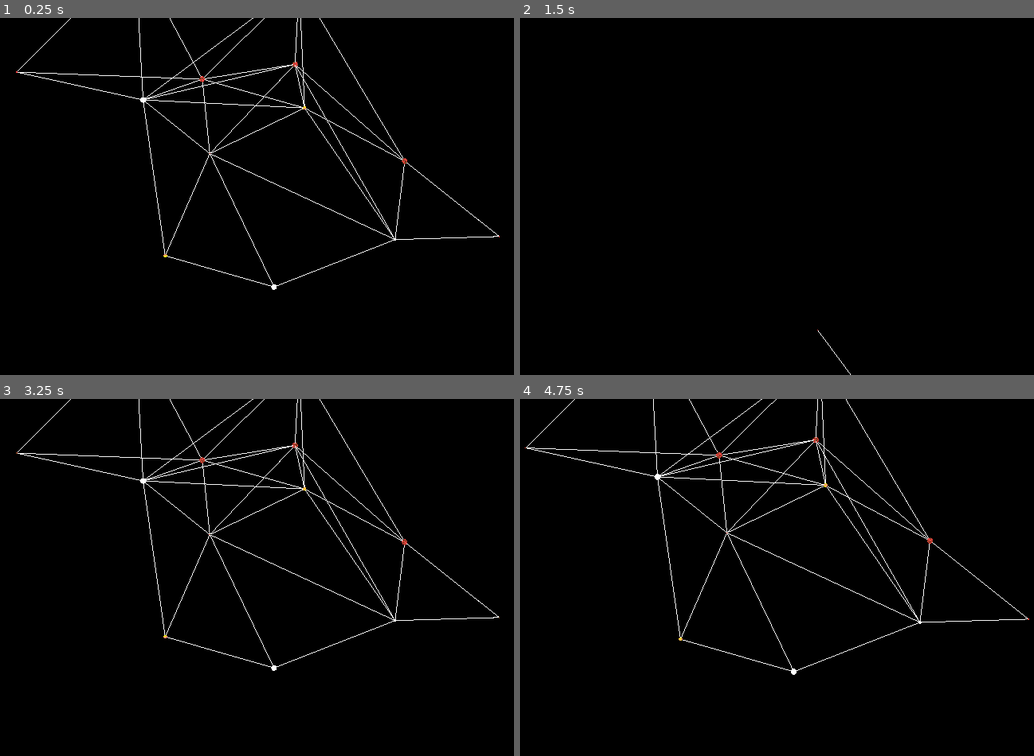
Above: before the commit, frames 1-4 (two rows, left to right).
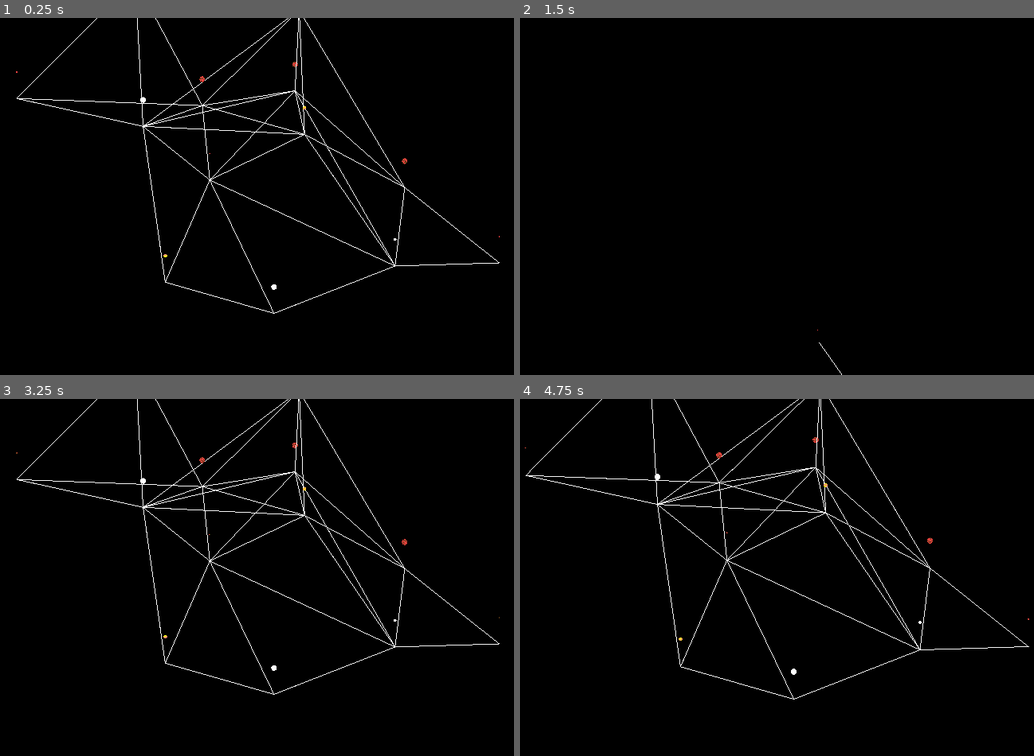
Above: after the commit, the same moments.

Repository: NoahMSchool/SpaceStrategyGame
Game: Godot game, scene res://Galaxy/galaxy.tscn
The game is run twice, just before and just after one commit, with the same random seed, the same clock (stepped at 60 frames per second) and the same inputs.
Inputs (mouse positions are in pixels of both pictures, inside the frame that each line leads up to):
- Up to frame 1 (0.25 s): no input
- Up to frame 2 (1.5 s): tap Enter at 0.5 s; move the mouse to (936, 178) at 0.52 s; tap S (s) at 0.6 s; tap Space at 1.25 s; move the mouse to (669, 214) at 1.27 s; click (669, 214) at 1.35 s
- Up to frame 3 (3.25 s): tap S (s) at 1.55, 2.3, 3.05 s; tap Enter at 2 s; move the mouse to (344, 498) at 2.02 s; tap Middle mouse button (MouseWheelClick) at 2.1 s; tap Space at 2.75 s; move the mouse to (246, 648) at 2.77 s; right-click (246, 648) at 2.85 s
- Up to frame 4 (4.75 s): tap Enter at 3.5 s; move the mouse to (987, 631) at 3.52 s; tap Mouse wheel down (ScrollDown) at 3.6 s; tap S (s) at 3.8, 4.55 s; tap Space at 4.25 s; move the mouse to (607, 523) at 4.27 s; tap Mouse wheel up (ScrollUp) at 4.35 s

The runs differ from the first frame. In frame 1, 3.0% of the frame differs, in the area x 3-98%, y 0-83%; in frame 2, less than 0.1%; in frame 3, 3.0%; in frame 4, 3.0%, in the area x 1-100%, y 0-85%.

Commit message:
moved breadcrumbs point code into draw3D

Diff:
--- a/3DDraw/3dDraw.gd
+++ b/3DDraw/3dDraw.gd
@@ -1,17 +1,23 @@
 extends Node
 #class_name Draw3D
 
-const CONTAINER_PATH = ""
+const CONTAINER_PATH = "/root/Galaxy/3DDraw"
+const BREAD_CRUMB = preload("res://3DDraw/bread_crumb.tscn")
 
-func draw_point(position : Vector3, size : float, resolution):
+func draw_point_mesh(pos : Vector3, ttl : float): #, size : float, resolution,
 	var new_mesh = MeshInstance3D.new()
+	var new_bread_crumb = BREAD_CRUMB.instantiate()
+	new_bread_crumb.ttl = ttl
+	new_bread_crumb.position = pos
+	#print(new_bread_crumb.position)
+	#get_tree().get_root().
+	get_node(CONTAINER_PATH).add_child(new_bread_crumb)
 
 
 func draw_line(pos1: Vector3, pos2: Vector3, color = Color.WHITE_SMOKE):
 	var mesh_instance := MeshInstance3D.new()
 	var immediate_mesh := ImmediateMesh.new()
 	var material := ORMMaterial3D.new()
-
 	mesh_instance.mesh = immediate_mesh
 	mesh_instance.cast_shadow = GeometryInstance3D.SHADOW_CASTING_SETTING_OFF
 
@@ -24,4 +30,4 @@
 	material.albedo_color = color
 
 	#get_tree().get_root().
-	add_child(mesh_instance)
+	get_node(CONTAINER_PATH).add_child(mesh_instance)
--- a/bread_crumb.tscn
+++ b/3DDraw/bread_crumb.tscn
@@ -1,7 +1,7 @@
 [gd_scene format=3 uid="uid://djeh28epd1rc3"]
 
 [ext_resource type="Material" uid="uid://d3pds1v1gidsl" path="res://Retired/bluewhitestar.tres" id="1_nmeou"]
-[ext_resource type="Script" uid="uid://cbcwpdsci2yhq" path="res://bread_crumb.gd" id="1_qqc24"]
+[ext_resource type="Script" uid="uid://cbcwpdsci2yhq" path="res://3DDraw/bread_crumb.gd" id="1_qqc24"]
 
 [sub_resource type="SphereMesh" id="SphereMesh_4xkfn"]
 radius = 0.005
--- a/Galaxy/galaxy.tscn
+++ b/Galaxy/galaxy.tscn
@@ -19,5 +19,7 @@
 
 [node name="Camera3D" type="Camera3D" parent="Commander" unique_id=1746788860]
 
+[node name="SystemContainer" type="Node3D" parent="." unique_id=344423846]
+
 [node name="3DDraw" type="Node3D" parent="." unique_id=2115399290]
 transform = Transform3D(1, 0, 0, 0, 1, 0, 0, 0, 1, 0, 0, 2.0680113)
--- a/SolarSystem/solar_system.gd
+++ b/SolarSystem/solar_system.gd
@@ -16,7 +16,6 @@
 signal selected(node_selected : Node3D)
 
 const PLANET = preload("res://Planet/planet.tscn")
-const BREAD_CRUMB = preload("res://bread_crumb.tscn")
 
 func _ready() -> void:
 	generate_system()
@@ -144,9 +143,5 @@
 	if not system_active:
 		return
 	for p in planets:
-		var new_bread_crumb = BREAD_CRUMB.instantiate()
-		new_bread_crumb.ttl = p.planet_data.orbit_period
-		new_bread_crumb.position = p.position
-		#print(new_bread_crumb.position)
-		$TrailContainer.add_child(new_bread_crumb)
+		Draw3D.draw_point_mesh(p.position, p.planet_data.orbit_period)
 	$TrailTimer.start()
Renamed: bread_crumb.gd -> 3DDraw/bread_crumb.gd
Renamed: bread_crumb.gd.uid -> 3DDraw/bread_crumb.gd.uid
Not shown: 1 places in Galaxy/galaxy.tscn that only renumber resources
